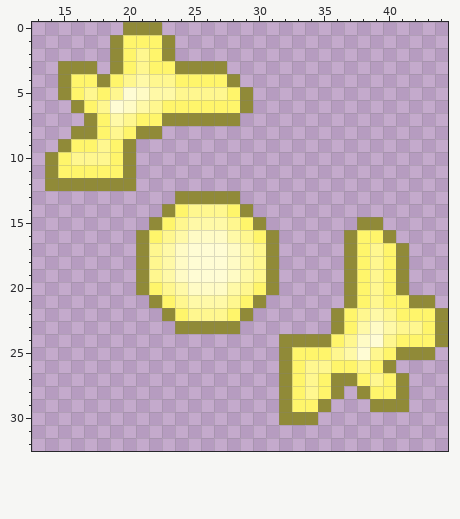
Two states of a pixel-art sprite, Items/Weapons/LightBeam_Glowmask.png. The picture above is the old version.
The file is 92x92 pixels, drawn in blocks of 2x2; one block is one cell here. Shown: x 13..44, y 0..32. The old version is drawn lined up with the new one, on the new canvas.
Once edited:
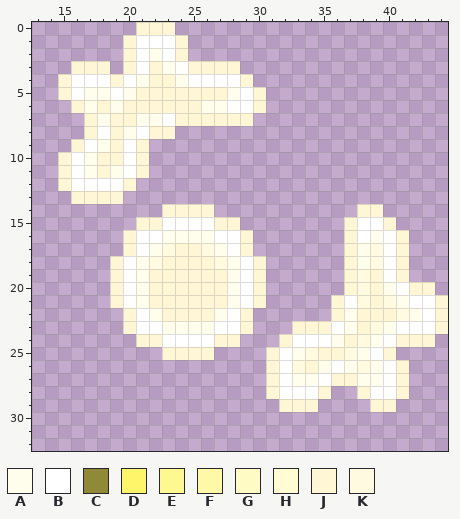
Palette (. is transparent): A #fffeec  B #ffffff  C #908a38  D #fff56b  E #fff78f  F #fff9a7  G #fffbc5  H #fffcd4  J #fff6d5  K #fffae0
Change:
canvas 46x46 -> 45x45, the old top-left corner now at -1,0 (the part of the old canvas that was cut away was empty and is not shown)
Changed rows in their new state; - is an unchanged pixel.
first column x 14:
 0 ------.JJJ---------------------
 1 -----.JBBBJ--------------------
 2 -----.JBABJ--------------------
 3 -.JJJ.JBJABJJJJ----------------
 4 -JBBBJBAJJABBBBJ---------------
 5 -JBAABAJJJJJJJABJ--------------
 6 --JAJAJJJJJJAABBJ--------------
 7 ---JAJJAABJJJJJJ---------------
 8 --.JBJABJJ---------------------
 9 -.JBAJBJ-----------------------
10 .JBAJJBJ-----------------------
11 .JBAJABJ-----------------------
12 .JBBBBJ------------------------
13 --JJJJ----.....----------------
14 ---------JJJJ...--------JJ-----
15 -------JJBBBBJJ..------JBBJ----
16 ------JBBAAAABBJ..-----JBABJ---
17 ------JBAKJJKABJ..-----JAKBJ---
18 -----JBAKJJJJKABJ.-----JAKBJ---
19 -----JBAJJJJJJABJ.-----JKJBJ---
20 -----JBAJJJJJJABJ.-----JKJABJJ-
21 -----JBAJJJJJJABJ-----JBKJKABBJ
22 ------JBAJJJJABJ------JAJJJKABJ
23 ------JBBAAAABBJ---JJJBAJKABBBJ
24 -------JJBBBBJJ---JBBBAJKABJJJ.
25 ---------JJJJ----JBAKJJKABJ...-
26 -----------------JBKJABAKABJ---
27 -----------------JBAABJJAABJ---
28 -----------------JBBBJ.-JBBJ---
29 ------------------JJJ.---JJ.---
30 ------------------...----------
